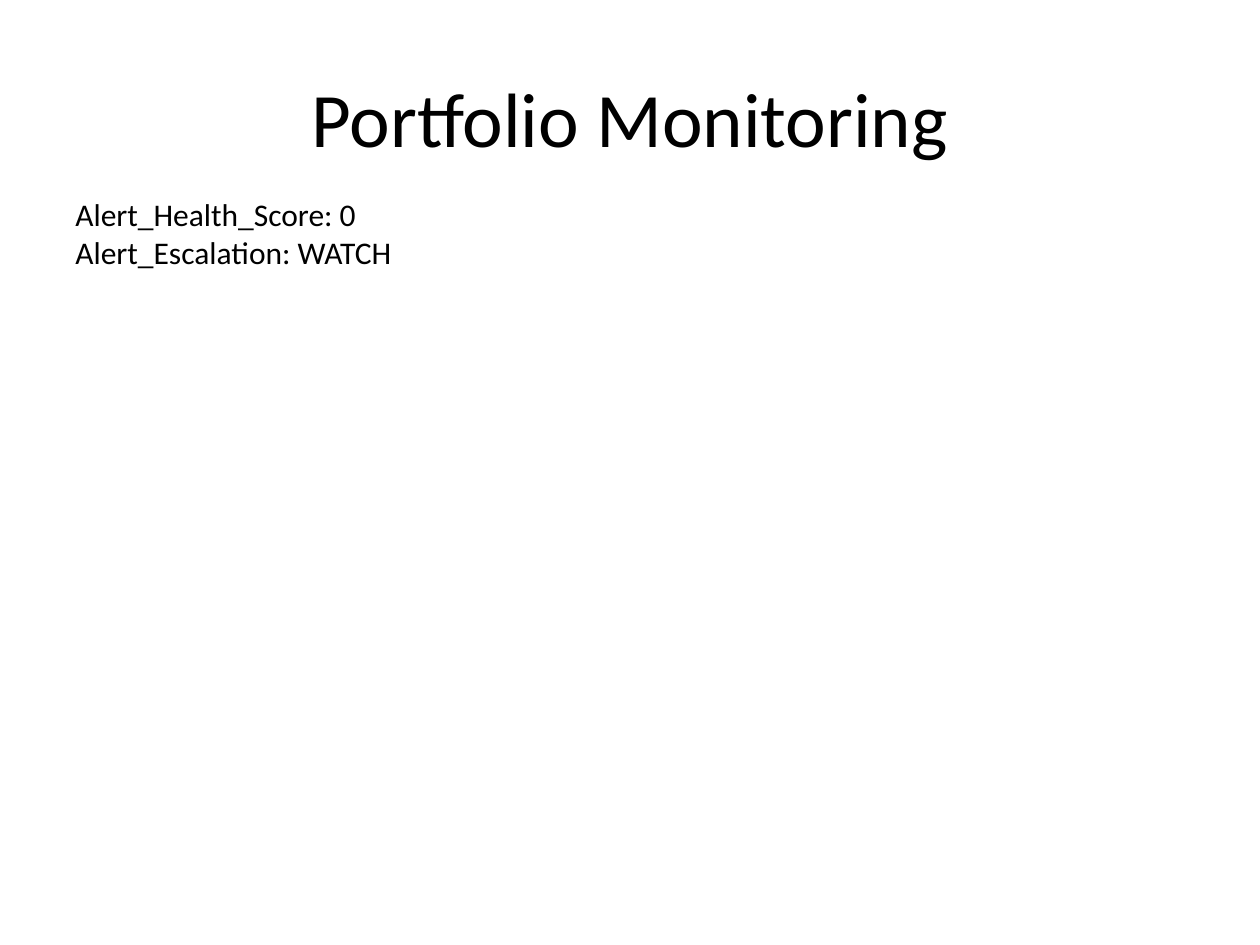
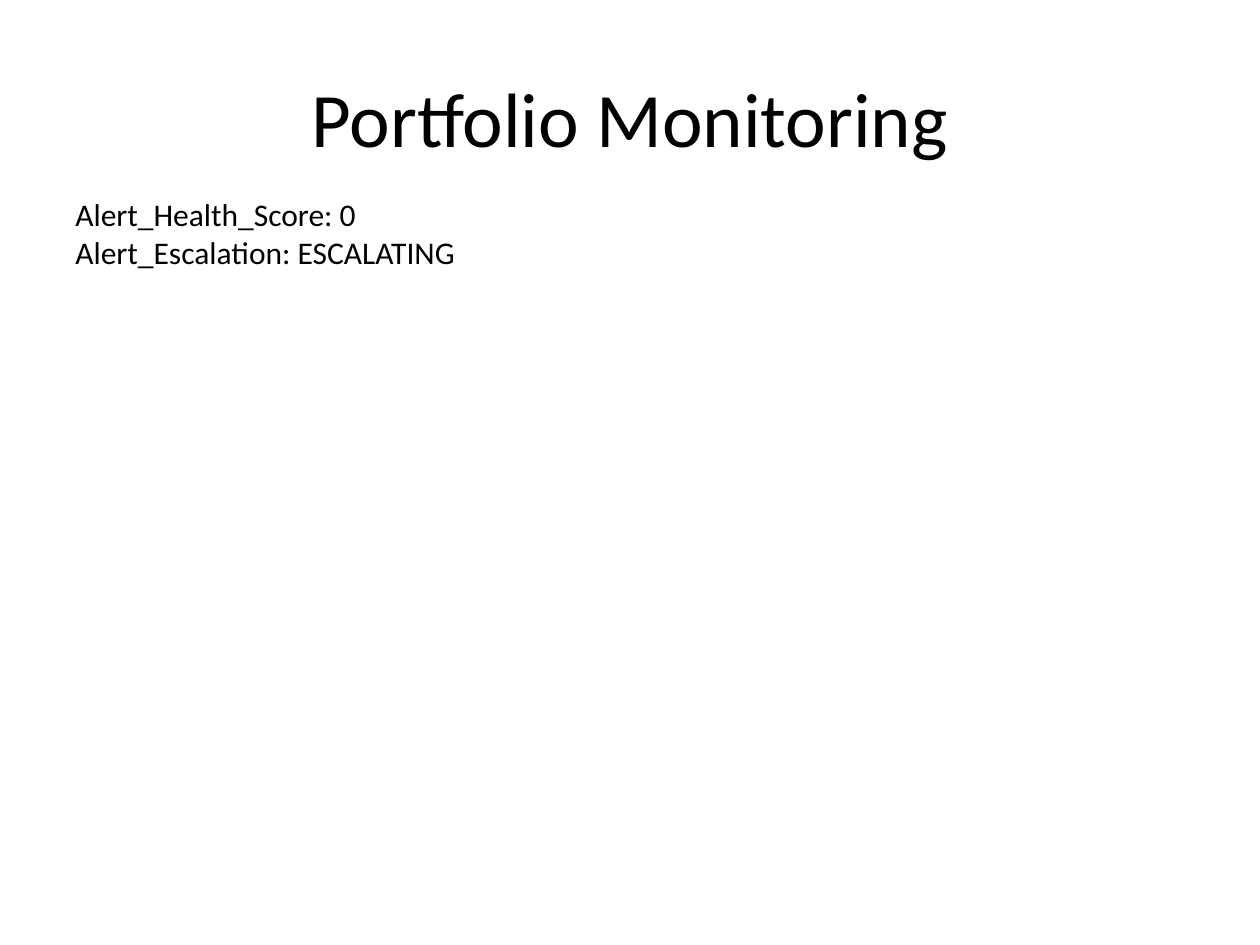
Before and after one commit to sakshinekkala28/Institutional_Quant_Platform, a slide deck: slide 9 of data/reports/investment_committee_presentation.pptx. Drawn at 1260x945 pixels with LibreOffice and Linux fonts; fonts in the diff are those of the drawing. Boxes give left, top, right and bottom in pixels: in the first picture for what was removed or moved away, otherwise in the second. Text is boxed around its words. In the diff, an @@ line names an element or a change of style, - is before the commit and + after.

```diff
--- a/data/reports/investment_committee_presentation.pptx
+++ b/data/reports/investment_committee_presentation.pptx
@@ text at (75,242,455,269): text changed @@
-Alert_Escalation: WATCH
+Alert_Escalation: ESCALATING
```
Also in this commit, not shown: 3 other slides changed, 8 other files.
